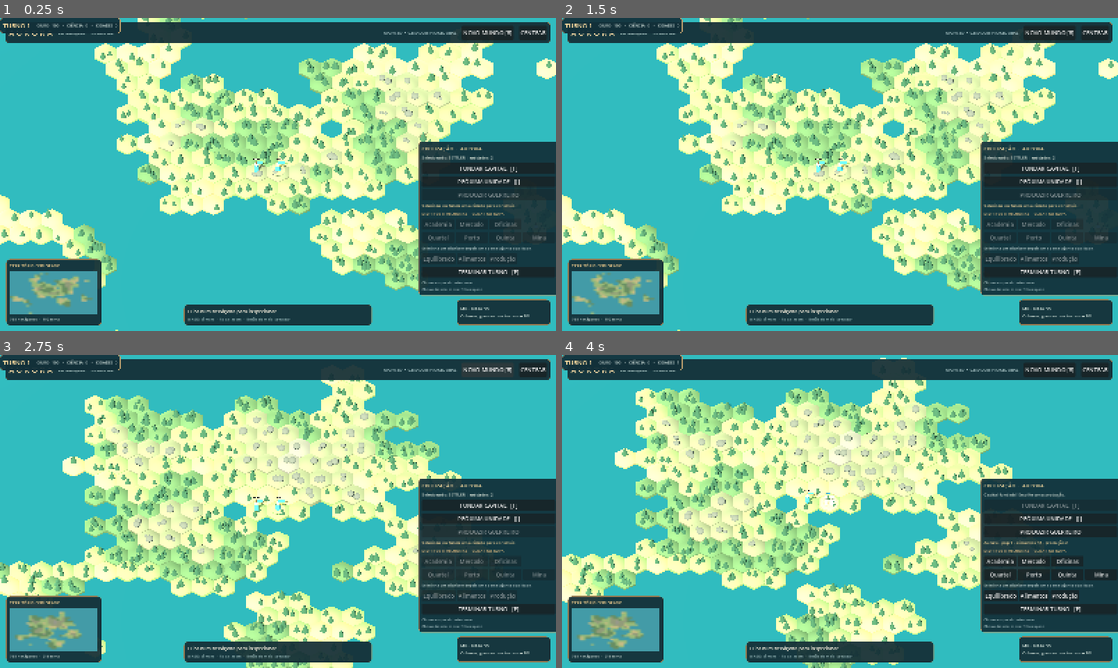
Above: before the commit, frames 1-4 (two rows, left to right).
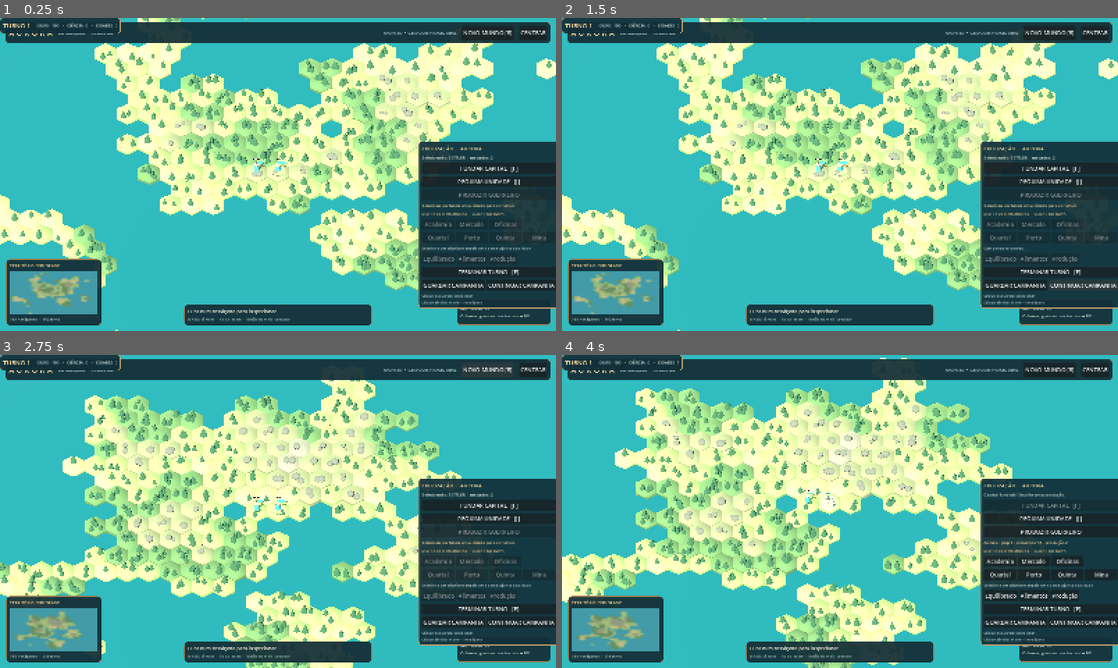
Above: after the commit, the same moments.

Repository: portuguees/aurora-civilizacoes
Game: Godot game, scene res://scenes/World.tscn
Same seed, same stepped clock (60 frames per second), same inputs: the game is played once before the commit and once after it.
Inputs (mouse positions are in pixels of both pictures, inside the frame that each line leads up to):
- Up to frame 1 (0.25 s): no input
- Up to frame 2 (1.5 s): click (1017, 284) at 0.5 s, where only the run after the commit has a clickable "GUARDAR CAMPANHA"; click (1084, 284) at 1.25 s, where only the run after the commit has a clickable "CONTINUAR CAMPANHA"
- Up to frame 3 (2.75 s): click "NOVO MUNDO [R]" at 2 s
- Up to frame 4 (4 s): click "CENTRAR" at 2.75 s; click "FUNDAR CAPITAL [F]" at 3.5 s

The runs differ from the first frame. In frame 1, 1.3% of the frame differs, in the area x 75-100%, y 47-93%; in frame 2, 1.4%; in frame 3, 1.3%; in frame 4, 1.3%.

Commit message:
feat(m2): botões de guardar e continuar a campanha

Diff:
--- a/scripts/game_ui.gd
+++ b/scripts/game_ui.gd
@@ -90,6 +90,13 @@
         _focus_buttons.append(focus_button)
     _end = _button("TERMINAR TURNO   [E]", _game.end_turn)
     column.add_child(_end)
+    var save_row: HBoxContainer = HBoxContainer.new()
+    save_row.add_theme_constant_override("separation", 6)
+    column.add_child(save_row)
+    var save_button: Button = _button("GUARDAR CAMPANHA", _on_save)
+    save_row.add_child(save_button)
+    var load_button: Button = _button("CONTINUAR CAMPANHA", _on_load)
+    save_row.add_child(load_button)
 
     var controls: Label = _label("Clique esquerdo: selecionar
 Clique direito: mover 1 hexágono", 11, Color("#aec7c8"))
@@ -184,3 +191,18 @@
         _placement.text = "COLOCAÇÃO: %s · clica numa parcela válida · ESC cancela" % _short_district_name(_game.placing_district)
     else:
         _placement.text = "Seleciona um distrito e depois uma parcela junto da cidade."
+
+
+
+func _on_save() -> void:
+    if not _game.save_game():
+        _placement.text = "Não foi possível guardar a campanha."
+    else:
+        _placement.text = "Campanha guardada no computador."
+
+
+func _on_load() -> void:
+    if not _game.load_game():
+        _placement.text = "Não existe uma gravação M2 válida."
+    else:
+        _placement.text = "Campanha retomada."
